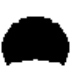
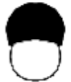
Revision of a layered w=71, h=82 image; what changed, layer by layer:
renamed "Transformation" to "a #1", painted on it over [left=1, top=2, right=70, bottom=82]
